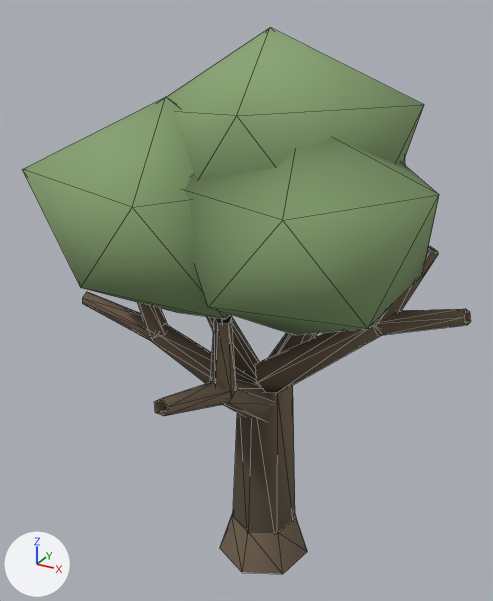
Before and after pictures for a commit that changed the glTF model Game/models/trees/oak.glb.
The view is the same before and after, from a 50 mm camera at (0.486, -0.956, 0.984) aimed at (-0.043, 0.007, 0.503). Arrows for +X, +Y and +Z are at lower left; the lights stay in place. The picture after the commit comes second. Mesh edges are drawn as thin lines. Where no turn or scale is listed for an object, it has been applied to the vertices.

Before the edit, the objects in view are built like this:
```python
me_leaves = bpy.data.meshes.new('Leaves')
me_leaves.from_pydata(...)  # 60 vertices, 100 faces; spans x -0.339..0.299, y -0.299..0.355, z 0.488..0.948
me_leaves.materials.append(mat_leaves)
me_trunk = bpy.data.meshes.new('Trunk')
me_trunk.from_pydata(...)  # 178 vertices, 178 faces; spans x -0.319..0.334, y -0.335..0.321, z -0.02..0.64
me_trunk.materials.append(mat_trunk)
ob_leaves = bpy.data.objects.new('Leaves', me_leaves)
ob_leaves.location = (0.0, 0.0, 0.0)
ob_trunk = bpy.data.objects.new('Trunk', me_trunk)
ob_trunk.location = (0.0, 0.0, 0.0)
```
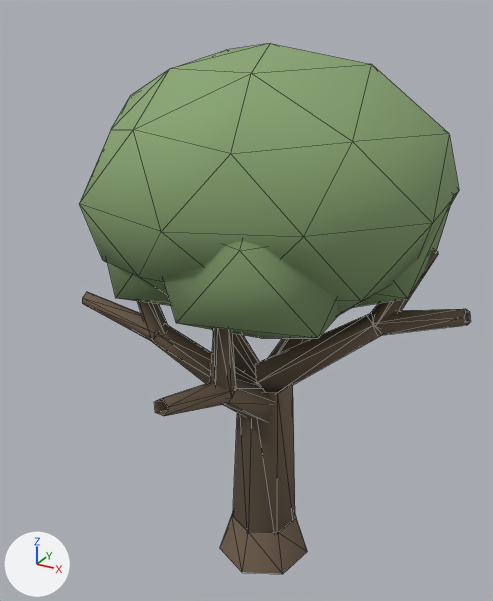
Changed parts and their boxes [x1, y1, x2, y2] in the pictures (493 x 601 px):
'Leaves', reshaped (9% narrower): before [23, 28, 439, 335]; after [80, 43, 459, 338]
part 1 of me_leaves, rebuilt: before [167, 28, 424, 179]; after [80, 43, 459, 316]
part 2 of me_leaves, rebuilt: before [23, 97, 230, 319]; after [107, 260, 171, 306]
part 3 of me_leaves, rebuilt: before [184, 138, 439, 335]; after [163, 241, 339, 338]
part 4 of me_leaves, added (green): after [352, 204, 451, 308]

The change, as a diff of the scene's bpy script:
```diff
--- a/Game/models/trees/oak.glb.py
+++ b/Game/models/trees/oak.glb.py
@@ me_leaves @@
 # used by ob_leaves; location = (0.0, 0.0, 0.0)
-me_leaves.from_pydata(...)  # 60 vertices, 100 faces; spans x -0.339..0.299, y -0.299..0.355, z 0.488..0.948
+me_leaves.from_pydata(...)  # 90 vertices, 160 faces; spans x -0.281..0.287, y -0.293..0.295, z 0.492..0.926
+# me_leaves part 1: the loose piece of 12 vertices spanning x -0.19..0.236, y -0.235..0.212, z 0.58..0.948 is rebuilt with 42 vertices and now spans x -0.281..0.287, y -0.293..0.295, z 0.519..0.926
+# me_leaves part 2: the loose piece of 12 vertices spanning x -0.29..0.088, y -0.299..0.055, z 0.531..0.861 is rebuilt with 12 vertices and now spans x -0.26..0.06, y -0.21..0.109, z 0.492..0.773
+# me_leaves part 3: the loose piece of 12 vertices spanning x -0.075..0.299, y -0.284..0.063, z 0.532..0.842 is rebuilt with 12 vertices and now spans x -0.104..0.208, y -0.265..0.061, z 0.502..0.79
+# me_leaves part 4
+# 12 vertices are added at x -0.077..0.28, y -0.113..0.209, z 0.502..0.796
+# 20 new faces join them
+# other edits to the shape of me_leaves do not show in these pictures
 me_leaves.materials.append(mat_leaves)
```
